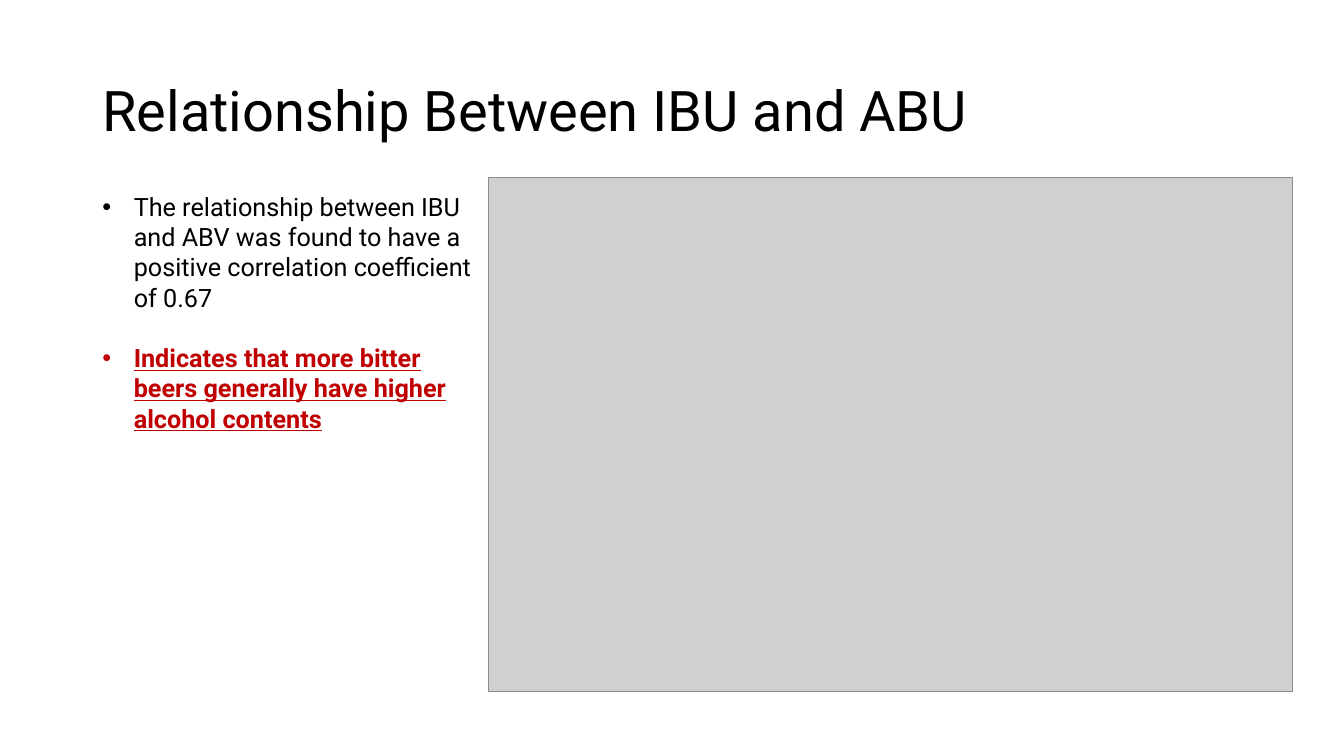
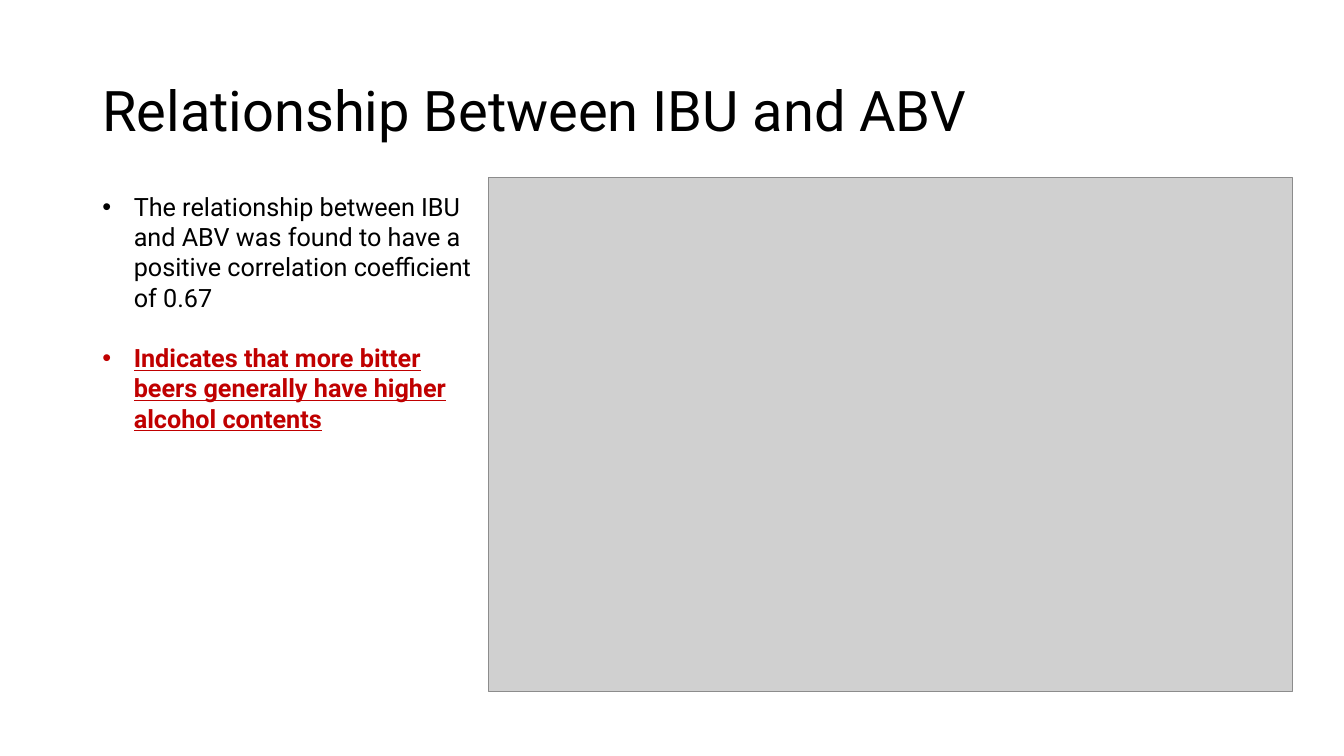
Before and after one commit to andrew-yule/SMU_DDS_CaseStudy1, a slide deck: slide 7 of Budweiser - Beer and Brewery Analysis - Andrew Yule.pptx. Drawn at 1344x756 pixels with LibreOffice and Linux fonts; fonts in the diff are those of the drawing; grey boxes stand for pictures; background and template pictures are left out. Boxes give left, top, right and bottom in pixels: in the first picture for what was removed or moved away, otherwise in the second. Text is boxed around its words. In the diff, an @@ line names an element or a change of style, - is before the commit and + after.

```diff
--- a/Budweiser - Beer and Brewery Analysis - Andrew Yule.pptx
+++ b/Budweiser - Beer and Brewery Analysis - Andrew Yule.pptx
@@ title at <box>102,89,966,143</box>: text changed @@
-Relationship Between IBU and ABU
+Relationship Between IBU and ABV
```
Also in this commit, not shown: 1 slide added.
